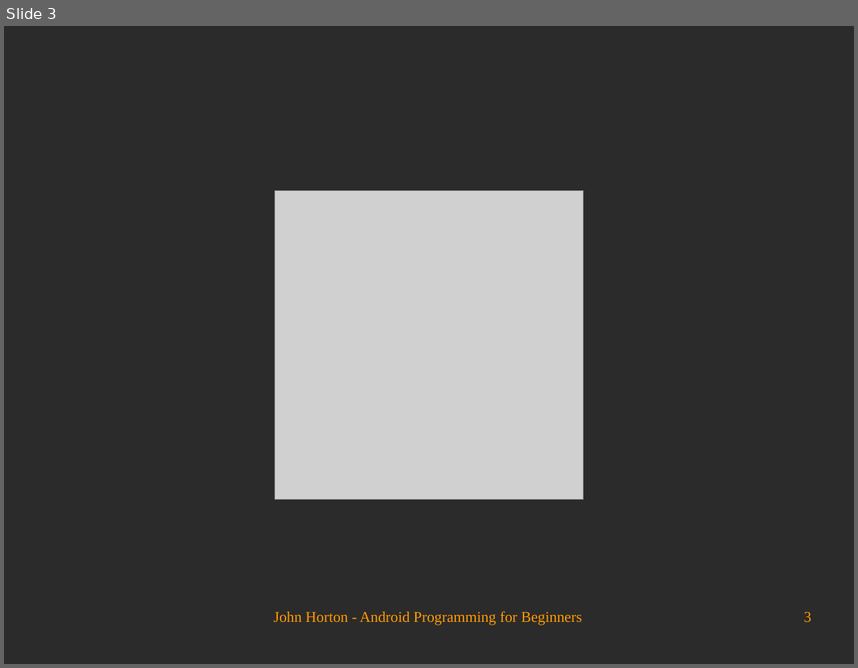
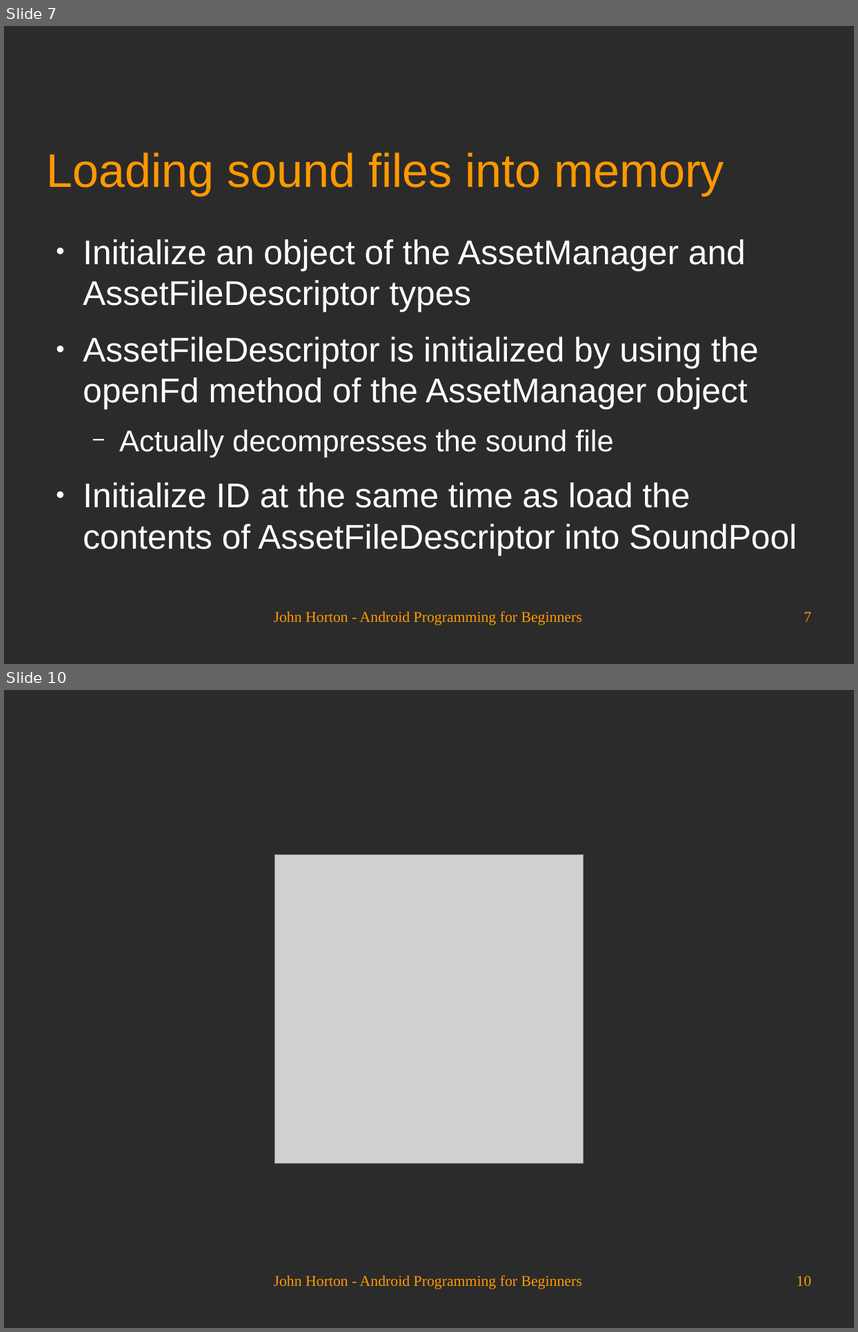
Before and after one commit to Academy-Soft-Intellect/Android-Programming-for-Beginners, a slide deck: 17_Sound_FX_and_Supporting_Different_Versions_of_Android.odp. Shown one above the other, each under a label of ours: slide 3 before the commit, slides 7 and 10 after it; the slides between them are not shown. The pictures are 858x668 and 858x1332 pixels, drawn with LibreOffice and Linux fonts; fonts in the diff are those of the drawing; grey boxes stand for pictures; background and template pictures are left out; a plain dark background stands for a picture behind light text. Boxes give left, top, right and bottom in pixels: in the first picture for what was removed or moved away, otherwise in the second. Text is boxed around its words. In the diff, an @@ line names an element or a change of style, - is before the commit and + after.

```diff
--- a/17_Sound_FX_and_Supporting_Different_Versions_of_Android.odp
+++ b/17_Sound_FX_and_Supporting_Different_Versions_of_Android.odp
@@ slide 7 added at (4,26,854,664), background picture (left out) @@
@@ title added at (47,152,725,196), 44 pt, text #FF9900 @@
+Loading sound files into memory
@@ text added at (83,239,797,555), 32 pt, text #FFFFFF @@
+● Initialize an object of the AssetManager and AssetFileDescriptor types
+● AssetFileDescriptor is initialized by using the openFd method of the AssetManager object
+  − Actually decompresses the sound file
+● Initialize ID at the same time as load the contents of AssetFileDescriptor into SoundPool
@@ text added at (274,610,582,625), 14 pt, text #FF9900 @@
+John Horton - Android Programming for Beginners
@@ page number added at (804,611,811,621), 14 pt, text #FF9900 @@
+7
@@ what was slide 3 is now slide 10 @@
@@ page number at (796,1275,811,1285): text changed @@
-3
+10
```
Also in this commit, not shown: 2 slides changed, 6 other slides added.
